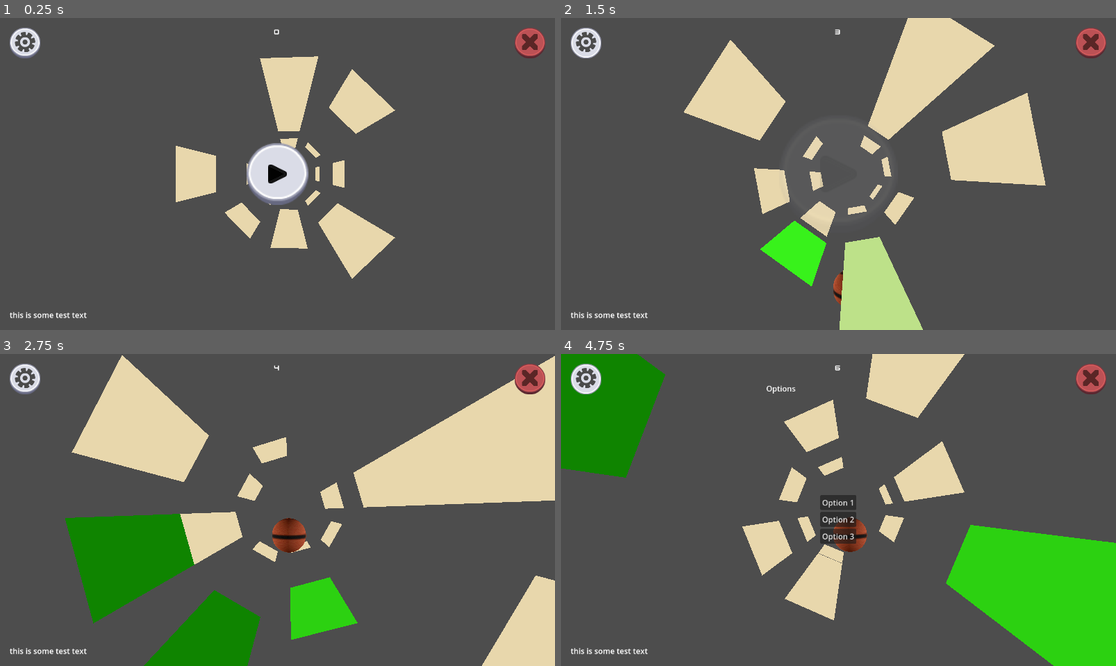
Above: before the commit, frames 1-4 (two rows, left to right).
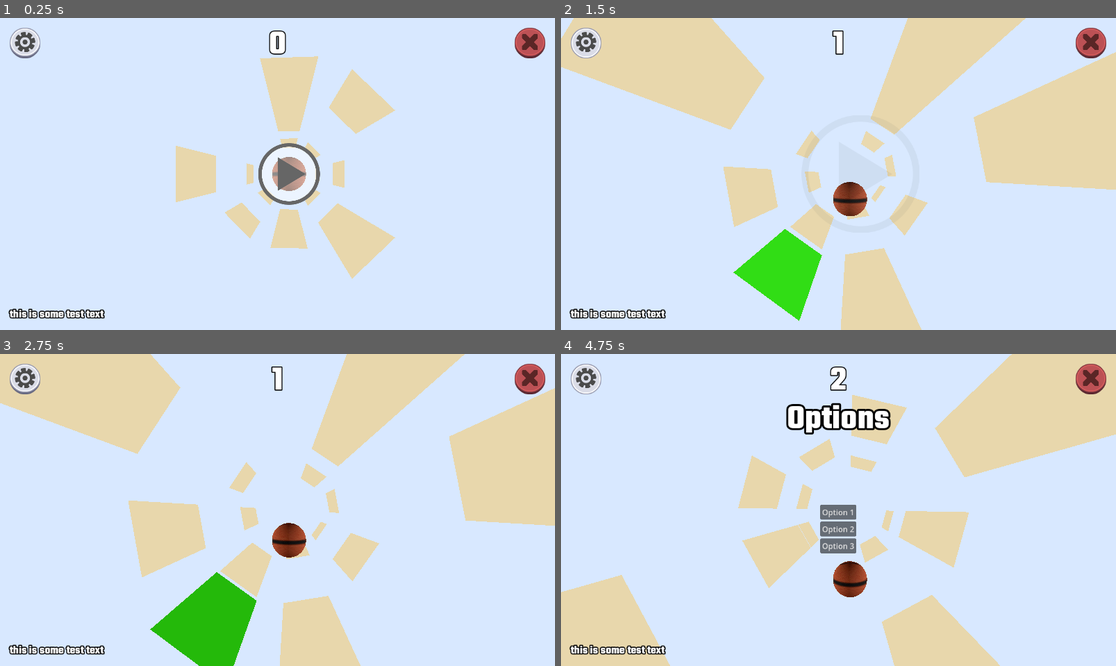
Above: after the commit, the same moments.

Repository: dorkyface/BouncingBallz
Game: Godot game, scene res://test_lvl.tscn
Two runs of this game, one before a commit and one after it. Both use one fixed random seed, a clock stepped at 60 frames per second and the inputs below.
Inputs (mouse positions are in pixels of both pictures, inside the frame that each line leads up to):
- Up to frame 1 (0.25 s): no input
- Up to frame 2 (1.5 s): click (838, 174) at 0.5 s; move the mouse to (960, 158) at 1.27 s; hold Right (ui_right) from 1.28 s (still down); click (960, 158) at 1.42 s
- Up to frame 3 (2.75 s): release Right (ui_right) at 2 s; drag from (166, 525) to (249, 572) at 2.02 s
- Up to frame 4 (4.75 s): move the mouse to (894, 441) at 2.77 s; hold Right (ui_right) 2.78-3.5 s; drag from (810, 572) to (672, 463) at 3.52 s; move the mouse to (1005, 556) at 4.27 s; hold Left (ui_left) from 4.28 s (still down)

The runs differ from the first frame. In frame 1, 92% of the frame differs, in the area x 0-100%, y 0-100%; in frame 2, 88%; in frame 3, 90%; in frame 4, 98%.

Commit message:
Streaking Update
Implemented Streaking into the game. The longer you go without falling, the faster everything moves.
Added sliding streak timer and animation.
Further improved the UI. The PLAY button and font look much better.
Changed the background color from the default gray to a soft, light blue.

Diff:
--- a/bouncing-ball-game/MANAGER.gd
+++ b/bouncing-ball-game/MANAGER.gd
@@ -1,13 +1,5 @@
 extends Node
 
 var GO : bool = false
-var SCORE = 0
-
-# Called when the node enters the scene tree for the first time.
-func _ready() -> void:
-	pass # Replace with function body.
-
-
-# Called every frame. 'delta' is the elapsed time since the previous frame.
-func _process(delta: float) -> void:
-	pass
+var SCORE : int = 0
+var STREAK : int = 0
--- /dev/null
+++ b/bouncing-ball-game/UI Assets/SexyFontTheme.tres
@@ -0,0 +1,7 @@
+[gd_resource type="Theme" load_steps=2 format=3 uid="uid://crskldf1ng7xs"]
+
+[ext_resource type="FontFile" uid="uid://brn8ydjayr2li" path="res://UI Assets/Fonts/Square-Black_openikino.ttf" id="1_gkpoj"]
+
+[resource]
+default_font = ExtResource("1_gkpoj")
+default_font_size = 0
--- a/bouncing-ball-game/ball.gd
+++ b/bouncing-ball-game/ball.gd
@@ -1,8 +1,17 @@
 extends CharacterBody3D
 
-const JUMP_VELOCITY = 4.5
-static var SCORE = 0
-@onready var col_shape = $CollisionShape3D
+const JUMP_VELOCITY : float = 4.5
+@onready var col_shape : CollisionShape3D = $CollisionShape3D
+@onready var streak_hang_timer : Timer = $StreakHangTimer
+@onready var streak_flash_sprite : Sprite3D = $StreakFlashSprite
+@onready var streak_flash_anim : AnimationPlayer = $StreakFlashSprite/StreakFlashAnimationPlayer
+
+var MINIMUM_HEIGHT_LIMIT = -5
+var RESPAWN_HEIGHT = 5
+
+const HANG_TIME_STREAK_MINIMUM : int = 11
+var last_frame_y : float = 0
+var hang_time : int = 0
 
 func _physics_process(delta: float) -> void:
 	if Manager.GO == false: return
@@ -10,16 +19,30 @@
 	#When the ball is respawned in the air, it shouldn't collide with the tiles at the top of the ring.
 	col_shape.disabled = (position.y >= 1)
 
-
-
 	# Add the gravity.
 	if not is_on_floor():
 		velocity += get_gravity() * delta
+	# If the ball collides with a tile (although rn it doesn't check specifically for tiles)
+	# then set the Y velocity to the JUMP VELOCITY.
 	var collision = move_and_collide(velocity * delta)
 	if collision:
 		velocity.y = JUMP_VELOCITY
 
-	if position.y <= -5:
-		position.y = 10
+	# When the ball falls into the void, respawn and reset streak
+	if position.y <= MINIMUM_HEIGHT_LIMIT:
+		position.y = RESPAWN_HEIGHT
 		velocity.y = 0
-		#get_tree().reload_current_scene()
+		Manager.STREAK = 0
+
+	if abs(position.y - last_frame_y) < 0.01:
+		hang_time += 1
+		if hang_time >= HANG_TIME_STREAK_MINIMUM:
+			Manager.SCORE += 1
+			Manager.STREAK += 1
+			streak_flash_sprite.visible = true
+			streak_flash_anim.play("FLASHING")
+			streak_flash_sprite.frame += 1
+	else:
+		hang_time = 0
+		streak_flash_sprite.visible = false
+	last_frame_y = position.y
--- a/bouncing-ball-game/ball.tscn
+++ b/bouncing-ball-game/ball.tscn
@@ -1,7 +1,8 @@
-[gd_scene load_steps=6 format=3 uid="uid://06tq7n4ou2da"]
+[gd_scene load_steps=10 format=3 uid="uid://06tq7n4ou2da"]
 
 [ext_resource type="Script" path="res://ball.gd" id="1_3cpv0"]
 [ext_resource type="Texture2D" uid="uid://upgpdy4nf4lo" path="res://image_search_1719763705692.jpg" id="2_g7eaf"]
+[ext_resource type="Texture2D" uid="uid://cs1lv7ema0e7q" path="res://UI Assets/Images and Textures/muzzleFlash0_leftshoe18.png" id="3_caltr"]
 
 [sub_resource type="SphereShape3D" id="SphereShape3D_vkscq"]
 
@@ -11,6 +12,68 @@
 
 [sub_resource type="SphereMesh" id="SphereMesh_r4uwa"]
 material = SubResource("StandardMaterial3D_xvosf")
+
+[sub_resource type="Animation" id="Animation_jt6g5"]
+resource_name = "FLASHING"
+length = 0.15
+loop_mode = 1
+tracks/0/type = "value"
+tracks/0/imported = false
+tracks/0/enabled = true
+tracks/0/path = NodePath(".:frame")
+tracks/0/interp = 1
+tracks/0/loop_wrap = true
+tracks/0/keys = {
+"times": PackedFloat32Array(0, 0.05, 0.1, 0.15),
+"transitions": PackedFloat32Array(1, 1, 1, 1),
+"update": 1,
+"values": [0, 1, 2, 3]
+}
+tracks/1/type = "value"
+tracks/1/imported = false
+tracks/1/enabled = true
+tracks/1/path = NodePath(".:modulate")
+tracks/1/interp = 1
+tracks/1/loop_wrap = true
+tracks/1/keys = {
+"times": PackedFloat32Array(0, 0.0333333, 0.0666667, 0.1, 0.133333),
+"transitions": PackedFloat32Array(1, 1, 1, 1, 1),
+"update": 0,
+"values": [Color(1, 1, 0, 1), Color(0.321948, 0.321948, 4.81308e-08, 0.764706), Color(1, 1, 0, 0.529412), Color(1, 1, 0, 1), Color(0.462745, 0.462745, 0, 1)]
+}
+
+[sub_resource type="Animation" id="Animation_f80cj"]
+length = 0.001
+tracks/0/type = "value"
+tracks/0/imported = false
+tracks/0/enabled = true
+tracks/0/path = NodePath(".:frame")
+tracks/0/interp = 1
+tracks/0/loop_wrap = true
+tracks/0/keys = {
+"times": PackedFloat32Array(0),
+"transitions": PackedFloat32Array(1),
+"update": 1,
+"values": [0]
+}
+tracks/1/type = "value"
+tracks/1/imported = false
+tracks/1/enabled = true
+tracks/1/path = NodePath(".:modulate")
+tracks/1/interp = 1
+tracks/1/loop_wrap = true
+tracks/1/keys = {
+"times": PackedFloat32Array(0),
+"transitions": PackedFloat32Array(1),
+"update": 0,
+"values": [Color(1, 1, 0, 1)]
+}
+
+[sub_resource type="AnimationLibrary" id="AnimationLibrary_ve54v"]
+_data = {
+"FLASHING": SubResource("Animation_jt6g5"),
+"RESET": SubResource("Animation_f80cj")
+}
 
 [node name="Ball" type="CharacterBody3D" groups=["BALL"]]
 transform = Transform3D(0.75, 0, 0, 0, 0.75, 0, 0, 0, 0.75, 0, 0, 0)
@@ -24,3 +87,19 @@
 
 [node name="MeshInstance3D" type="MeshInstance3D" parent="."]
 mesh = SubResource("SphereMesh_r4uwa")
+
+[node name="StreakFlashSprite" type="Sprite3D" parent="."]
+transform = Transform3D(2, 0, 0, 0, 2, 0, 0, 0, 2, 0, 0, 0.290184)
+visible = false
+modulate = Color(1, 1, 0, 1)
+double_sided = false
+alpha_cut = 1
+texture = ExtResource("3_caltr")
+hframes = 4
+region_enabled = true
+region_rect = Rect2(0, 0, 512, 128)
+
+[node name="StreakFlashAnimationPlayer" type="AnimationPlayer" parent="StreakFlashSprite"]
+libraries = {
+"": SubResource("AnimationLibrary_ve54v")
+}
--- a/bouncing-ball-game/test_lvl.tscn
+++ b/bouncing-ball-game/test_lvl.tscn
@@ -1,10 +1,14 @@
-[gd_scene load_steps=6 format=3 uid="uid://bmcejdffuf2xv"]
+[gd_scene load_steps=7 format=3 uid="uid://bmcejdffuf2xv"]
 
 [ext_resource type="Script" path="res://game_camera.gd" id="2_bon2a"]
 [ext_resource type="PackedScene" uid="uid://06tq7n4ou2da" path="res://ball.tscn" id="2_lrcoa"]
 [ext_resource type="PackedScene" uid="uid://b12s7044cxayt" path="res://tile_segment.tscn" id="2_q3ihe"]
 [ext_resource type="PackedScene" uid="uid://c4dkv6vm43j5v" path="res://shadow.tscn" id="3_o81jc"]
 [ext_resource type="PackedScene" uid="uid://cj2b7ate03lh2" path="res://ui.tscn" id="4_20506"]
+
+[sub_resource type="Environment" id="Environment_uki13"]
+background_mode = 1
+background_color = Color(0.845124, 0.910668, 1, 1)
 
 [node name="TestLvl" type="Node3D"]
 
@@ -40,3 +44,6 @@
 ball = NodePath("../Ball")
 
 [node name="UI" parent="." instance=ExtResource("4_20506")]
+
+[node name="WorldEnvironment" type="WorldEnvironment" parent="."]
+environment = SubResource("Environment_uki13")
--- a/bouncing-ball-game/tile.gd
+++ b/bouncing-ball-game/tile.gd
@@ -16,6 +16,8 @@
 	# To detect if the player has landed on it, make a SIMULATED collision check
 	# as if the tile is moving up.
 	var collide = move_and_collide(Vector3(0,0.3,0), true)
+	#if collide == null: move_and_collide(Vector3(0.3,0.3,0), true)
+	#if collide == null: move_and_collide(Vector3(-0.3,0.3,0), true)
 
 	# If the simulation predicts no collision, do nothing.
 	if collide == null: return
@@ -24,5 +26,7 @@
 	# (and not another tile, for instance)
 	if collide.get_collider().is_in_group("BALL"):
 		Manager.SCORE += 1
+		Manager.STREAK += 1
+		#print(Manager.STREAK)
 		animPlayer.play("triggered")
 		triggered = true
--- a/bouncing-ball-game/tile.tscn
+++ b/bouncing-ball-game/tile.tscn
@@ -14,6 +14,45 @@
 resource_local_to_scene = true
 material = SubResource("StandardMaterial3D_akd4l")
 size = Vector2(1, 2)
+
+[sub_resource type="Animation" id="Animation_6rpfw"]
+length = 0.001
+tracks/0/type = "value"
+tracks/0/imported = false
+tracks/0/enabled = true
+tracks/0/path = NodePath("MeshInstance3D:position")
+tracks/0/interp = 1
+tracks/0/loop_wrap = true
+tracks/0/keys = {
+"times": PackedFloat32Array(0),
+"transitions": PackedFloat32Array(1),
+"update": 0,
+"values": [Vector3(0, 0, 0)]
+}
+tracks/1/type = "value"
+tracks/1/imported = false
+tracks/1/enabled = true
+tracks/1/path = NodePath("MeshInstance3D:scale")
+tracks/1/interp = 1
+tracks/1/loop_wrap = true
+tracks/1/keys = {
+"times": PackedFloat32Array(0),
+"transitions": PackedFloat32Array(1),
+"update": 0,
+"values": [Vector3(1, 1, 1)]
+}
+tracks/2/type = "value"
+tracks/2/imported = false
+tracks/2/enabled = true
+tracks/2/path = NodePath("MeshInstance3D:mesh:material:albedo_color")
+tracks/2/interp = 1
+tracks/2/loop_wrap = true
+tracks/2/keys = {
+"times": PackedFloat32Array(0),
+"transitions": PackedFloat32Array(1),
+"update": 0,
+"values": [Color(0.91, 0.842963, 0.6734, 1)]
+}
 
 [sub_resource type="Animation" id="Animation_3x3yo"]
 resource_name = "triggered"
@@ -54,45 +93,6 @@
 "values": [Color(0.91, 0.842963, 0.6734, 1), Color(0.239216, 1, 0.129412, 1), Color(0.0744091, 0.514886, 2.5028e-06, 1)]
 }
 
-[sub_resource type="Animation" id="Animation_6rpfw"]
-length = 0.001
-tracks/0/type = "value"
-tracks/0/imported = false
-tracks/0/enabled = true
-tracks/0/path = NodePath("MeshInstance3D:position")
-tracks/0/interp = 1
-tracks/0/loop_wrap = true
-tracks/0/keys = {
-"times": PackedFloat32Array(0),
-"transitions": PackedFloat32Array(1),
-"update": 0,
-"values": [Vector3(0, 0, 0)]
-}
-tracks/1/type = "value"
-tracks/1/imported = false
-tracks/1/enabled = true
-tracks/1/path = NodePath("MeshInstance3D:scale")
-tracks/1/interp = 1
-tracks/1/loop_wrap = true
-tracks/1/keys = {
-"times": PackedFloat32Array(0),
-"transitions": PackedFloat32Array(1),
-"update": 0,
-"values": [Vector3(1, 1, 1)]
-}
-tracks/2/type = "value"
-tracks/2/imported = false
-tracks/2/enabled = true
-tracks/2/path = NodePath("MeshInstance3D:mesh:material:albedo_color")
-tracks/2/interp = 1
-tracks/2/loop_wrap = true
-tracks/2/keys = {
-"times": PackedFloat32Array(0),
-"transitions": PackedFloat32Array(1),
-"update": 0,
-"values": [Color(0.91, 0.842963, 0.6734, 1)]
-}
-
 [sub_resource type="AnimationLibrary" id="AnimationLibrary_67u82"]
 _data = {
 "RESET": SubResource("Animation_6rpfw"),
--- a/bouncing-ball-game/tile_segment.gd
+++ b/bouncing-ball-game/tile_segment.gd
@@ -59,7 +59,7 @@
 	rotate_z(rot)
 
 	if Manager.GO == false: return
-	position.z += delta * speed_calc()
+	position.z += delta * (speed_calc(Manager.SCORE) + speed_calc(Manager.STREAK * 0.5))
 	if position.z >= TILE_DISTANCE_LIMIT:
 		position.z = -RESET_DISTANCE_MULTIPLIER * (SEG_COUNT-1)
 		on_reset()
@@ -68,12 +68,12 @@
 # This version reaches 4x speed at 80 points.
 # It cannot go higher than 5 (horizontal asymptote), no matter how large the score.
 # It starts at a multiplier of 1x.
-func speed_calc():
+func speed_calc(n : int):
 	var M = 100
 	var O = 25
 	var C = 5
 	var numerator = -M
-	var denominator = Manager.SCORE + O
+	var denominator = n + O
 	var speed = (numerator / denominator) + C
 	return speed
 
@@ -99,6 +99,8 @@
 		child.rotate_object_local(Vector3(0, 0, 1), angle + PI/2)
 
 
+#Needs a minor rewrite to solve for the edgecase where ALL children end up disabled.
+#Not very likely to happen, but CAN happen.
 func disable_children_randomly(to_disable: bool):
 	for i in range(get_child_count()):
 		var child = get_child(i) as Node3D
--- a/bouncing-ball-game/ui.gd
+++ b/bouncing-ball-game/ui.gd
@@ -23,6 +23,7 @@
 func _on_options_button_toggled(toggled_on: bool) -> void:
 	print("clicked")
 	optionsMenu.visible = toggled_on
+	get_tree().paused = toggled_on
 
 
 func _on_quit_button_button_up() -> void:
--- a/bouncing-ball-game/ui.tscn
+++ b/bouncing-ball-game/ui.tscn
@@ -1,14 +1,50 @@
-[gd_scene load_steps=11 format=3 uid="uid://cj2b7ate03lh2"]
+[gd_scene load_steps=10 format=3 uid="uid://cj2b7ate03lh2"]
 
 [ext_resource type="Script" path="res://ui.gd" id="1_7ayhc"]
-[ext_resource type="FontFile" uid="uid://fdit5navxtrc" path="res://UI Assets/Fonts/Kenney Future.ttf" id="2_oay7t"]
+[ext_resource type="Theme" uid="uid://crskldf1ng7xs" path="res://UI Assets/SexyFontTheme.tres" id="2_n7ldq"]
 [ext_resource type="Texture2D" uid="uid://dlrqb0kho12ik" path="res://UI Assets/Images and Textures/button_round_depth_flat.png" id="2_xbpel"]
 [ext_resource type="Texture2D" uid="uid://3pfxcn2fwirc" path="res://UI Assets/Images and Textures/button_round_flat.png" id="3_cy4ku"]
-[ext_resource type="Texture2D" uid="uid://ckxmbnydwb8bm" path="res://UI Assets/Images and Textures/arrow_basic_e.svg" id="4_5qd8p"]
 [ext_resource type="Texture2D" uid="uid://c6s6l331ao04u" path="res://UI Assets/Images and Textures/sheet_white2x.png" id="4_l1dbh"]
-
-[sub_resource type="Theme" id="Theme_t20gq"]
-default_font = ExtResource("2_oay7t")
+[ext_resource type="Texture2D" uid="uid://t31026jxomn4" path="res://UI Assets/Images and Textures/AM72 Icons/Icons_2/Play_Button.png" id="6_p1f5t"]
+
+[sub_resource type="Animation" id="Animation_ugi45"]
+length = 0.001
+tracks/0/type = "value"
+tracks/0/imported = false
+tracks/0/enabled = true
+tracks/0/path = NodePath("..:scale")
+tracks/0/interp = 1
+tracks/0/loop_wrap = true
+tracks/0/keys = {
+"times": PackedFloat32Array(0),
+"transitions": PackedFloat32Array(1),
+"update": 0,
+"values": [Vector2(1, 1)]
+}
+tracks/1/type = "value"
+tracks/1/imported = false
+tracks/1/enabled = true
+tracks/1/path = NodePath(".:disabled")
+tracks/1/interp = 1
+tracks/1/loop_wrap = true
+tracks/1/keys = {
+"times": PackedFloat32Array(0),
+"transitions": PackedFloat32Array(1),
+"update": 1,
+"values": [false]
+}
+tracks/2/type = "value"
+tracks/2/imported = false
+tracks/2/enabled = true
+tracks/2/path = NodePath(".:modulate")
+tracks/2/interp = 1
+tracks/2/loop_wrap = true
+tracks/2/keys = {
+"times": PackedFloat32Array(0),
+"transitions": PackedFloat32Array(1),
+"update": 0,
+"values": [Color(1, 1, 1, 1)]
+}
 
 [sub_resource type="Animation" id="Animation_5har1"]
 resource_name = "clicked_play"
@@ -49,45 +85,6 @@
 "values": [Color(1, 1, 1, 1), Color(1, 1, 1, 0)]
 }
 
-[sub_resource type="Animation" id="Animation_ugi45"]
-length = 0.001
-tracks/0/type = "value"
-tracks/0/imported = false
-tracks/0/enabled = true
-tracks/0/path = NodePath("..:scale")
-tracks/0/interp = 1
-tracks/0/loop_wrap = true
-tracks/0/keys = {
-"times": PackedFloat32Array(0),
-"transitions": PackedFloat32Array(1),
-"update": 0,
-"values": [Vector2(1, 1)]
-}
-tracks/1/type = "value"
-tracks/1/imported = false
-tracks/1/enabled = true
-tracks/1/path = NodePath(".:disabled")
-tracks/1/interp = 1
-tracks/1/loop_wrap = true
-tracks/1/keys = {
-"times": PackedFloat32Array(0),
-"transitions": PackedFloat32Array(1),
-"update": 1,
-"values": [false]
-}
-tracks/2/type = "value"
-tracks/2/imported = false
-tracks/2/enabled = true
-tracks/2/path = NodePath(".:modulate")
-tracks/2/interp = 1
-tracks/2/loop_wrap = true
-tracks/2/keys = {
-"times": PackedFloat32Array(0),
-"transitions": PackedFloat32Array(1),
-"update": 0,
-"values": [Color(1, 1, 1, 1)]
-}
-
 [sub_resource type="AnimationLibrary" id="AnimationLibrary_wagjb"]
 _data = {
 "RESET": SubResource("Animation_ugi45"),
@@ -119,21 +116,30 @@
 layout_mode = 2
 size_flags_horizontal = 4
 size_flags_vertical = 0
-theme = SubResource("Theme_t20gq")
+theme = ExtResource("2_n7ldq")
+theme_override_colors/font_outline_color = Color(0, 0, 0, 1)
+theme_override_constants/outline_size = 8
+theme_override_font_sizes/font_size = 72
 text = "0"
 
 [node name="Error Console" type="Label" parent="MarginContainer"]
 layout_mode = 2
 size_flags_vertical = 8
+theme = ExtResource("2_n7ldq")
+theme_override_colors/font_outline_color = Color(0, 0, 0, 1)
+theme_override_constants/outline_size = 8
+theme_override_font_sizes/font_size = 24
 text = "this is some test text "
 
 [node name="Options Button" type="TextureButton" parent="MarginContainer"]
+process_mode = 3
 layout_mode = 2
 toggle_mode = true
 texture_normal = ExtResource("2_xbpel")
 texture_pressed = ExtResource("3_cy4ku")
 
 [node name="Sprite2D" type="Sprite2D" parent="MarginContainer/Options Button"]
+process_mode = 3
 modulate = Color(0.295867, 0.295866, 0.295866, 1)
 position = Vector2(32, 30)
 scale = Vector2(0.65625, 0.65625)
@@ -174,34 +180,18 @@
 anchor_top = 0.5
 anchor_right = 0.5
 anchor_bottom = 0.5
-offset_left = -64.0
+offset_left = -40.0
 offset_top = -64.0
-offset_right = 64.0
+offset_right = 88.0
 offset_bottom = 64.0
 grow_horizontal = 2
 grow_vertical = 2
 pivot_offset = Vector2(64, 64)
 size_flags_horizontal = 4
 size_flags_vertical = 4
-texture_normal = ExtResource("2_xbpel")
-texture_pressed = ExtResource("3_cy4ku")
+texture_normal = ExtResource("6_p1f5t")
+ignore_texture_size = true
 stretch_mode = 0
-
-[node name="TextureRect" type="TextureRect" parent="PlayControl/Play Button"]
-modulate = Color(0.00820202, 0.00820202, 0.00820202, 1)
-layout_mode = 1
-anchors_preset = 8
-anchor_left = 0.5
-anchor_top = 0.5
-anchor_right = 0.5
-anchor_bottom = 0.5
-offset_left = -20.0
-offset_top = -20.0
-offset_right = 20.0
-offset_bottom = 20.0
-grow_horizontal = 2
-grow_vertical = 2
-texture = ExtResource("4_5qd8p")
 
 [node name="Play Animator" type="AnimationPlayer" parent="PlayControl"]
 root_node = NodePath("../Play Button")
@@ -219,17 +209,19 @@
 grow_vertical = 2
 mouse_filter = 2
 theme_override_constants/margin_left = 20
-theme_override_constants/margin_top = 60
+theme_override_constants/margin_top = 100
 theme_override_constants/margin_right = 20
 theme_override_constants/margin_bottom = 20
 
-[node name="Options Menu Title" type="RichTextLabel" parent="Options Menu"]
-custom_minimum_size = Vector2(300, 100)
-layout_mode = 2
-size_flags_horizontal = 4
+[node name="Label" type="Label" parent="Options Menu"]
+layout_mode = 2
 size_flags_vertical = 0
+theme = ExtResource("2_n7ldq")
+theme_override_colors/font_outline_color = Color(0, 0, 0, 1)
+theme_override_constants/outline_size = 16
+theme_override_font_sizes/font_size = 72
 text = "Options"
-fit_content = true
+horizontal_alignment = 1
 
 [node name="VBoxContainer" type="VBoxContainer" parent="Options Menu"]
 layout_mode = 2
Binary file added: bouncing-ball-game/UI Assets/Fonts/Square-Black_openikino.ttf
Not shown, added: bouncing-ball-game/UI Assets/Fonts/Square-Black_openikino.ttf.import
Binary file added: bouncing-ball-game/UI Assets/Images and Textures/AM72 Icons/Icons_1/Button_Play.png
Not shown, added: bouncing-ball-game/UI Assets/Images and Textures/AM72 Icons/Icons_1/Button_Play.png.import
Binary file added: bouncing-ball-game/UI Assets/Images and Textures/AM72 Icons/Icons_1/_AdSkip_.png
Not shown, added: bouncing-ball-game/UI Assets/Images and Textures/AM72 Icons/Icons_1/_AdSkip_.png.import
Binary file added: bouncing-ball-game/UI Assets/Images and Textures/AM72 Icons/Icons_1/_Back.png
Not shown, added: bouncing-ball-game/UI Assets/Images and Textures/AM72 Icons/Icons_1/_Back.png.import
Binary file added: bouncing-ball-game/UI Assets/Images and Textures/AM72 Icons/Icons_1/_Button.png
Not shown, added: bouncing-ball-game/UI Assets/Images and Textures/AM72 Icons/Icons_1/_Button.png.import
Binary file added: bouncing-ball-game/UI Assets/Images and Textures/AM72 Icons/Icons_1/_CoinSkip_.png
Not shown, added: bouncing-ball-game/UI Assets/Images and Textures/AM72 Icons/Icons_1/_CoinSkip_.png.import
(and 41 more such lines)
